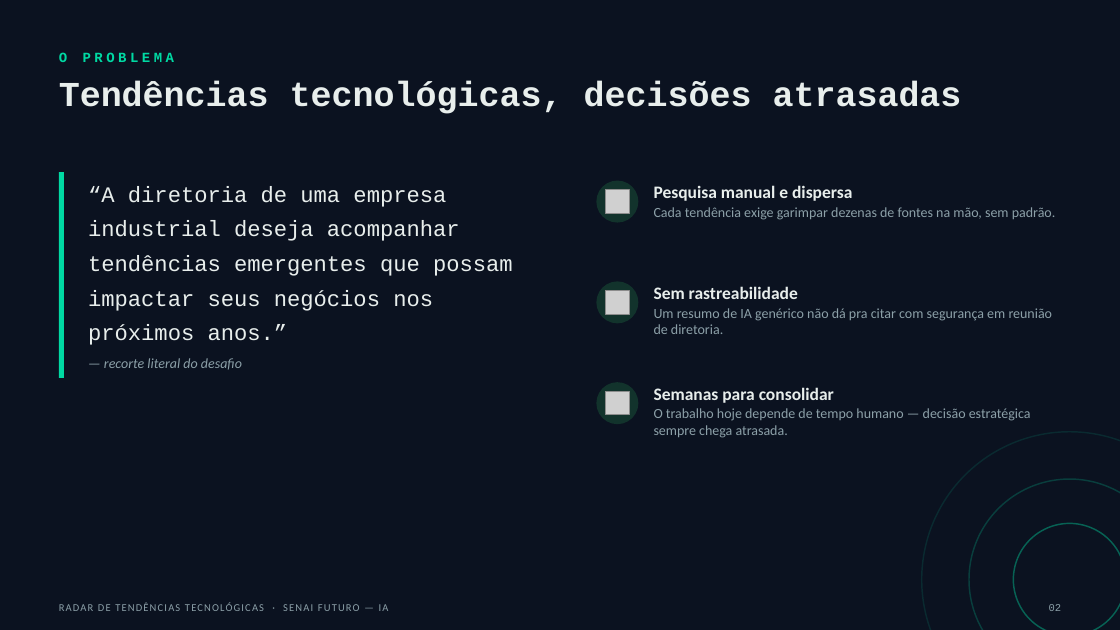
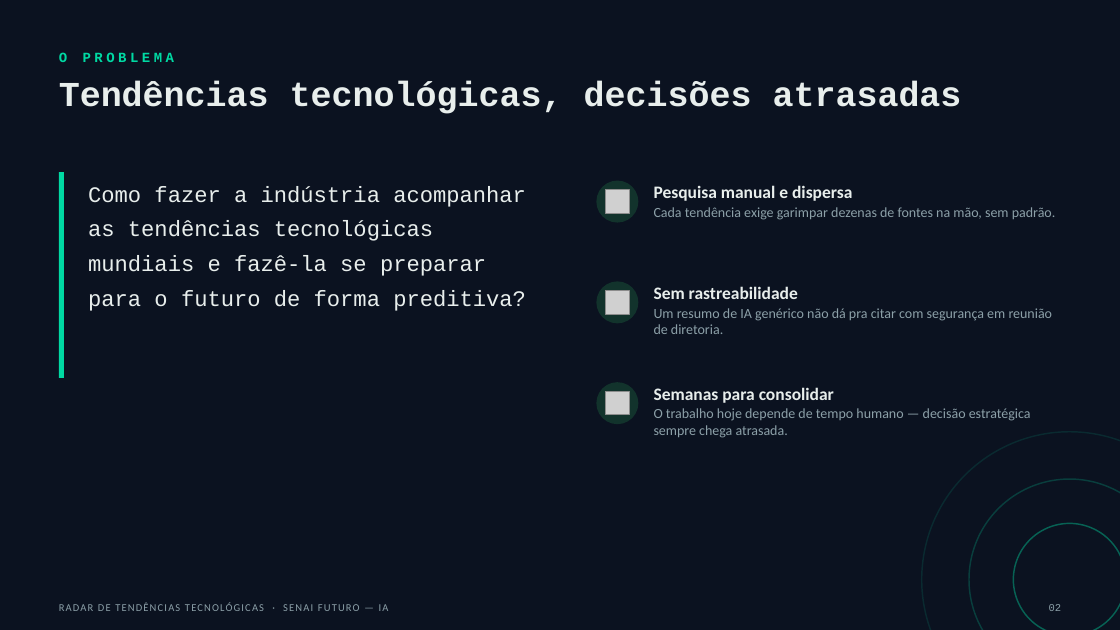
Before and after one commit to Carlosaaajr/radar-tendencias-tecnologicas, a slide deck: slide 2 of docs/apresentacao/radar-tendencias-apresentacao.pptx. Drawn at 1120x630 pixels with LibreOffice and Linux fonts; fonts in the diff are those of the drawing; grey boxes stand for pictures. Boxes give left, top, right and bottom in pixels: in the first picture for what was removed or moved away, otherwise in the second. Text is boxed around its words. In the diff, an @@ line names an element or a change of style, - is before the commit and + after.

```diff
--- a/docs/apresentacao/radar-tendencias-apresentacao.pptx
+++ b/docs/apresentacao/radar-tendencias-apresentacao.pptx
@@ text at box(88, 186, 526, 311): text changed @@
-“A diretoria de uma empresa industrial deseja acompanhar tendências emergentes que possam impactar seus negócios nos próximos anos.”
+Como fazer a indústria acompanhar as tendências tecnológicas mundiais e fazê-la se preparar para o futuro de forma preditiva?
@@ text removed at box(104, 358, 242, 370) @@
-— recorte literal do desafio
```
Also in this commit, not shown: 6 other slides changed, 1 other file.
